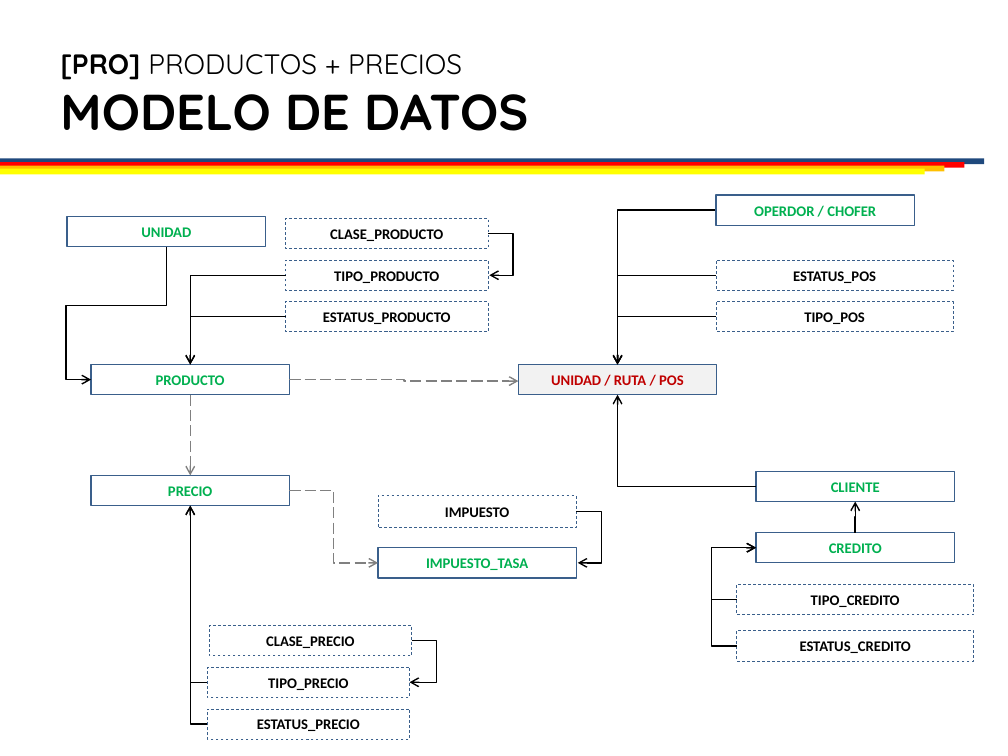
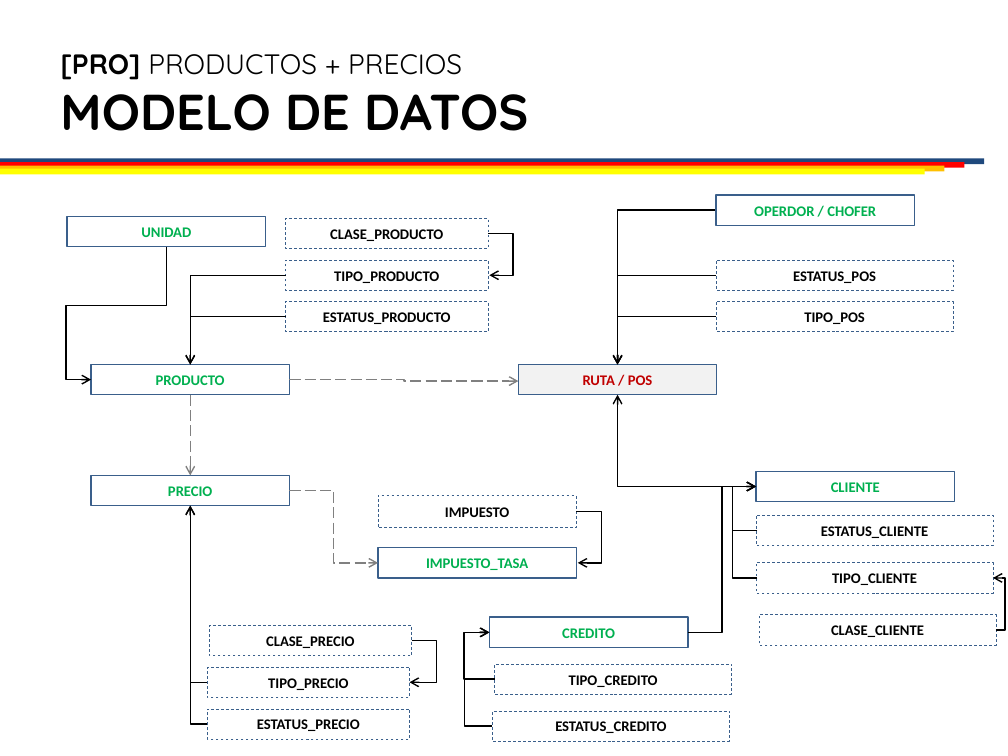
Before and after one commit to chubuntuarc/LIQ_Front, a slide deck: slide 4 of LIQ19_Workbook_v001_20190111.pptx. Drawn at 1008x756 pixels with LibreOffice and Linux fonts; fonts in the diff are those of the drawing; background and template pictures are left out. Boxes give left, top, right and bottom in pixels: in the first picture for what was removed or moved away, otherwise in the second. Text is boxed around its words. In the diff, an @@ line names an element or a change of style, - is before the commit and + after.

```diff
--- a/LIQ19_Workbook_v001_20190111.pptx
+++ b/LIQ19_Workbook_v001_20190111.pptx
@@ text in rectangle at box(583, 375, 653, 385): text changed @@
-UNIDAD / RUTA / POS
+RUTA / POS
@@ elbow arrow moved from (855, 532) - (855, 502) to (687, 632) - (756, 487) @@
@@ elbow arrow added from (757, 578) to (756, 487), #000000 1 pt @@
@@ elbow arrow added from (757, 530) to (756, 487), #000000 1 pt @@
@@ rectangle added at box(756, 515, 993, 545), fill #FFFFFF, outline #3A5F8C 0.5 pt dashed, 10.5 pt, text #000000, bold @@
+ESTATUS_CLIENTE
@@ rectangle added at box(756, 562, 993, 593), fill #FFFFFF, outline #3A5F8C 0.5 pt dashed, 10.5 pt, text #000000, bold @@
+TIPO_CLIENTE
@@ elbow arrow added from (996, 630) to (993, 578), #000000 1 pt @@
@@ rectangle "CREDITO": place and size @@
-rectangle "CREDITO" at box(756, 532, 955, 562)
+rectangle "CREDITO" at box(490, 617, 688, 647)
@@ rectangle added at box(759, 615, 996, 645), fill #FFFFFF, outline #3A5F8C 0.5 pt dashed, 10.5 pt, text #000000, bold @@
+CLASE_CLIENTE
@@ elbow arrow moved from (737, 646) - (756, 547) to (493, 726) - (490, 632) @@
@@ elbow arrow moved from (737, 600) - (756, 547) to (495, 679) - (490, 632) @@
@@ rectangle "TIPO_CREDITO": place and size @@
-rectangle "TIPO_CREDITO" at box(737, 585, 974, 615)
+rectangle "TIPO_CREDITO" at box(495, 664, 732, 695)
@@ rectangle "ESTATUS_CREDITO": place and size @@
-rectangle "ESTATUS_CREDITO" at box(737, 631, 974, 661)
+rectangle "ESTATUS_CREDITO" at box(493, 711, 730, 741)
```
Also in this commit, not shown: 1 other slide changed, 2 other files.
